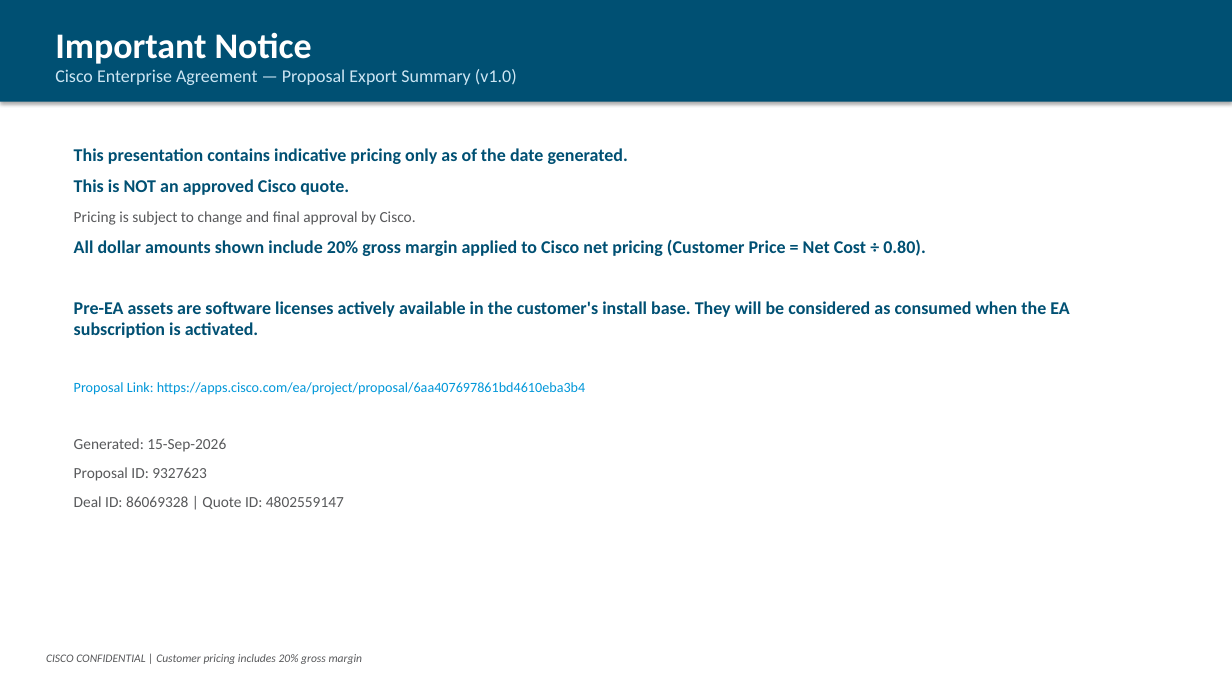
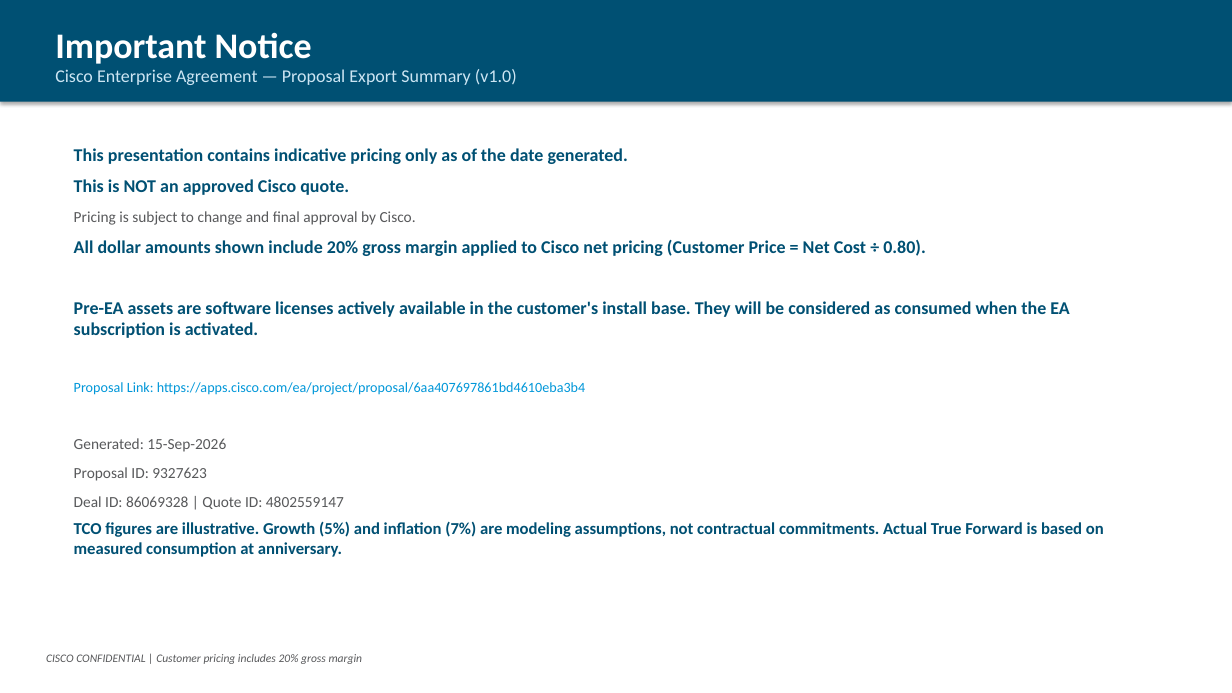
Before and after one commit to chchilds/cxvx, a slide deck: slide 9 of output/HALIFAX_HEALTH_CARE_SYSTEMS_INC_EA_Proposal_9327623.pptx (slide 8 before the commit). Drawn at 1232x693 pixels with LibreOffice and Linux fonts; fonts in the diff are those of the drawing. Boxes give left, top, right and bottom in pixels: in the first picture for what was removed or moved away, otherwise in the second. Text is boxed around its words. In the diff, an @@ line names an element or a change of style, - is before the commit and + after.

```diff
--- a/output/HALIFAX_HEALTH_CARE_SYSTEMS_INC_EA_Proposal_9327623.pptx
+++ b/output/HALIFAX_HEALTH_CARE_SYSTEMS_INC_EA_Proposal_9327623.pptx
@@ text at box(74, 521, 1104, 557): paragraph added @@
+TCO figures are illustrative. Growth (5%) and inflation (7%) are modeling assumptions, not contractual commitments. Actual True Forward is based on measured consumption at anniversary.
```
Also in this commit, not shown: 1 slide added.
